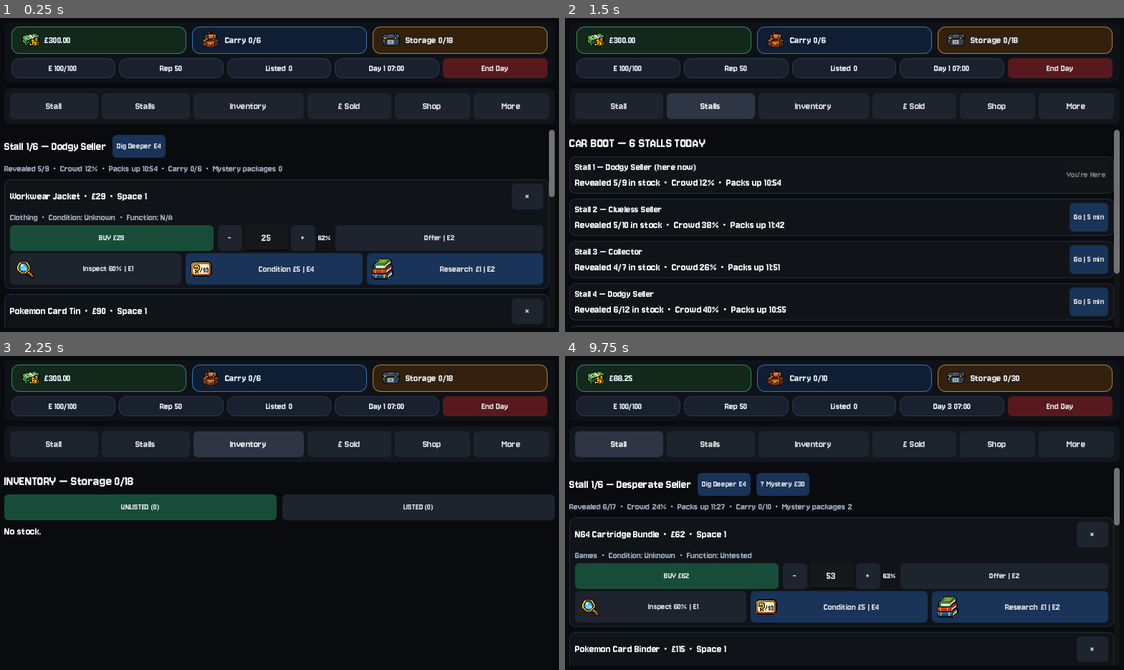
Above: before the commit, frames 1-4 (two rows, left to right).
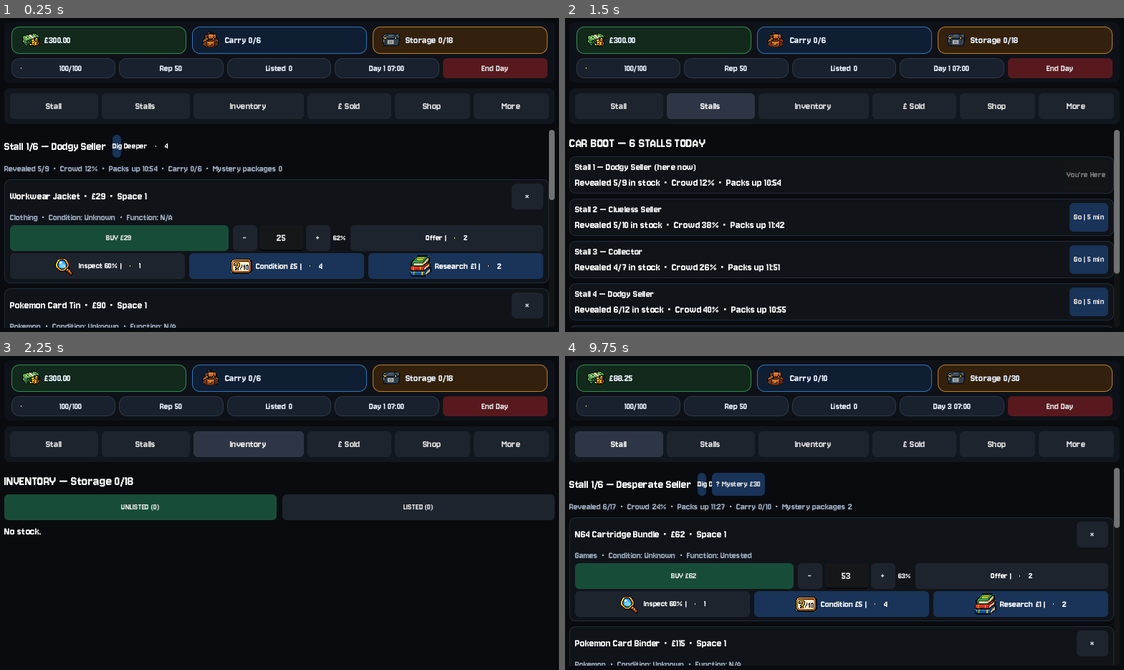
Above: after the commit, the same moments.

Repository: wmilburn1997-ai/car-boot-reseller
Game: Godot game, scene res://Main.tscn
The game is run twice, just before and just after one commit, with the same random seed, the same clock (stepped at 60 frames per second) and the same inputs.
Inputs:
- Up to frame 1 (0.25 s): no input
- Up to frame 2 (1.5 s): click "Stall" at 0.5 s; click "Stalls" at 1.25 s
- Up to frame 3 (2.25 s): click "Inventory" at 2 s
- Up to frame 4 (9.75 s): click "More" at 2.75 s; click "End Day" at 3.5 s; click "£ Sold" at 4.25 s; click "Shop" at 5 s; click "Upgrade to Large Holdall — £75" at 5.75 s; click "Upgrade to Folding Trolley — …" at 6.5 s; click "Upgrade to Heavy-Duty Shelvin…" at 7.25 s; click "Upgrade to Garage Storage — £…" at 8 s; click "End Day" at 8.75 s; click "Stall" at 9.5 s

The runs differ from the first frame. In frame 1, 5.1% of the frame differs, in the area x 0-100%, y 15-99%; in frame 2, less than 0.1%; in frame 3, less than 0.1%; in frame 4, 5.5%.

Commit message:
Replace E energy text with icon across all button types

Diff:
--- a/main.gd
+++ b/main.gd
@@ -154,6 +154,7 @@
 var cash_icon
 var carry_icon
 var storage_icon
+var energy_icon
 var blocked_popup
 var blocked_popup_label
 var blocked_popup_timer
@@ -279,6 +280,8 @@
 		carry_icon = load("res://carry_icon.png")
 	if ResourceLoader.exists("res://storage_icon.png"):
 		storage_icon = load("res://storage_icon.png")
+	if ResourceLoader.exists("res://energy_icon.png"):
+		energy_icon = load("res://energy_icon.png")
 	rng.randomize()
 	reset_day_stats()
 	generate_weekly_trends()
@@ -611,10 +614,12 @@
 		stat_icon_tex = carry_icon
 	elif key == "storage":
 		stat_icon_tex = storage_icon
+	elif key == "energy":
+		stat_icon_tex = energy_icon
 	if stat_icon_tex != null:
 		var stat_icon_rect = TextureRect.new()
 		stat_icon_rect.texture = stat_icon_tex
-		stat_icon_rect.custom_minimum_size = Vector2(28, 28)
+		stat_icon_rect.custom_minimum_size = Vector2(16, 16) if compact else Vector2(28, 28)
 		stat_icon_rect.expand_mode = TextureRect.EXPAND_IGNORE_SIZE
 		stat_icon_rect.stretch_mode = TextureRect.STRETCH_KEEP_ASPECT_CENTERED
 		stat_icon_rect.texture_filter = CanvasItem.TEXTURE_FILTER_NEAREST
@@ -706,6 +711,62 @@
 func apply_price_highlight(item, action_key, before_max, after_max):
 	item["highlight_action"] = action_key
 	item["highlight_color"] = "gold" if after_max < before_max else "yellow"
+
+func apply_energy_button(button, prefix_text, energy_cost, font_size, extra_icon = null, second_line = ""):
+	button.text = ""
+	button.icon = null
+	var outer = VBoxContainer.new()
+	outer.mouse_filter = Control.MOUSE_FILTER_IGNORE
+	outer.alignment = BoxContainer.ALIGNMENT_CENTER
+	outer.add_theme_constant_override("separation", 2)
+	outer.set_anchors_preset(Control.PRESET_FULL_RECT)
+	var row = HBoxContainer.new()
+	row.mouse_filter = Control.MOUSE_FILTER_IGNORE
+	row.alignment = BoxContainer.ALIGNMENT_CENTER
+	row.add_theme_constant_override("separation", 4)
+	if extra_icon != null:
+		var action_icon_rect = TextureRect.new()
+		action_icon_rect.texture = extra_icon
+		action_icon_rect.custom_minimum_size = Vector2(32, 32)
+		action_icon_rect.expand_mode = TextureRect.EXPAND_IGNORE_SIZE
+		action_icon_rect.stretch_mode = TextureRect.STRETCH_KEEP_ASPECT_CENTERED
+		action_icon_rect.texture_filter = CanvasItem.TEXTURE_FILTER_NEAREST
+		action_icon_rect.mouse_filter = Control.MOUSE_FILTER_IGNORE
+		row.add_child(action_icon_rect)
+	var prefix_label = Label.new()
+	prefix_label.text = prefix_text
+	prefix_label.add_theme_font_size_override("font_size", font_size)
+	prefix_label.mouse_filter = Control.MOUSE_FILTER_IGNORE
+	row.add_child(prefix_label)
+	if energy_icon != null:
+		var e_icon_rect = TextureRect.new()
+		e_icon_rect.texture = energy_icon
+		e_icon_rect.custom_minimum_size = Vector2(16, 16)
+		e_icon_rect.expand_mode = TextureRect.EXPAND_IGNORE_SIZE
+		e_icon_rect.stretch_mode = TextureRect.STRETCH_KEEP_ASPECT_CENTERED
+		e_icon_rect.texture_filter = CanvasItem.TEXTURE_FILTER_NEAREST
+		e_icon_rect.mouse_filter = Control.MOUSE_FILTER_IGNORE
+		row.add_child(e_icon_rect)
+	else:
+		var e_fallback = Label.new()
+		e_fallback.text = "E"
+		e_fallback.add_theme_font_size_override("font_size", font_size)
+		e_fallback.mouse_filter = Control.MOUSE_FILTER_IGNORE
+		row.add_child(e_fallback)
+	var energy_label = Label.new()
+	energy_label.text = str(int(energy_cost))
+	energy_label.add_theme_font_size_override("font_size", font_size)
+	energy_label.mouse_filter = Control.MOUSE_FILTER_IGNORE
+	row.add_child(energy_label)
+	outer.add_child(row)
+	if second_line != "":
+		var second_label = Label.new()
+		second_label.text = second_line
+		second_label.add_theme_font_size_override("font_size", font_size)
+		second_label.horizontal_alignment = HORIZONTAL_ALIGNMENT_CENTER
+		second_label.mouse_filter = Control.MOUSE_FILTER_IGNORE
+		outer.add_child(second_label)
+	button.add_child(outer)
 
 func apply_button_icon(button, icon_tex):
 	if icon_tex != null:
@@ -865,7 +926,7 @@
 		stat_labels["cash"].add_theme_color_override("font_color", Color(0.95,0.55,0.45,1.0))
 	else:
 		stat_labels["cash"].add_theme_color_override("font_color", Color(0.92,0.95,1.0,1.0))
-	stat_labels["energy"].text = "E %d/100" % energy
+	stat_labels["energy"].text = "%d/100" % energy
 	if energy <= 15:
 		stat_labels["energy"].add_theme_color_override("font_color", Color(0.95,0.55,0.45,1.0))
 	elif energy <= 35:
@@ -1198,10 +1259,10 @@
 	title_row.add_child(title)
 
 	var browse = Button.new()
-	browse.text = "Dig Deeper E4"
 	style_button(browse, "action")
 	browse.custom_minimum_size.y = 32
 	browse.pressed.connect(browse_stall)
+	apply_energy_button(browse, "Dig Deeper", 4, 13)
 	title_row.add_child(browse)
 
 	if mystery_packages_left > 0:
@@ -1363,11 +1424,11 @@
 			haggle_value_edit.focus_exited.connect(Callable(self, "_adjust_haggle_value").bind(haggle_value_edit, 0.0, haggle_asking, haggle_chance_label, item, seller))
 
 			var haggle_offer_button = Button.new()
-			haggle_offer_button.text = "Offer | E2"
 			haggle_offer_button.size_flags_horizontal = Control.SIZE_EXPAND_FILL
 			haggle_offer_button.tooltip_text = "One attempt at this price. Lowballing risks annoying the seller — they might refuse to sell you this item, or even kick you off their whole stall for the rest of the day."
 			style_button(haggle_offer_button, "nav")
 			haggle_offer_button.pressed.connect(Callable(self, "haggle_item").bind(i, haggle_value_edit))
+			apply_energy_button(haggle_offer_button, "Offer |", 2, 13)
 			top_row.add_child(haggle_offer_button)
 
 		if item["buy_block_note"] != "":
@@ -1398,35 +1459,34 @@
 
 		var look = Button.new()
 		var look_accuracy = int(float(eye_upgrades[eye_level]["accuracy"]) * 100.0)
-		look.text = "Inspect %d%% | E1" % look_accuracy if not item["quick_look_done"] else "Inspected"
 		look.disabled = item["quick_look_done"]
 		look.size_flags_horizontal = Control.SIZE_EXPAND_FILL
 		look.tooltip_text = "Cheap first impression of Condition. Can genuinely be wrong at this accuracy — never reveals the exact score."
 		style_button(look, "nav")
 		look.pressed.connect(Callable(self, "quick_look").bind(i))
-		apply_button_icon(look, inspect_icon)
+		if item["quick_look_done"]:
+			look.text = "Inspected"
+			apply_button_icon(look, inspect_icon)
+		else:
+			apply_energy_button(look, "Inspect %d%% |" % look_accuracy, 1, 13, inspect_icon)
 		actions.add_child(look)
 
 		if not item["condition_checked"]:
 			var condition_button = Button.new()
-			condition_button.text = "Condition £5 | E4"
 			condition_button.size_flags_horizontal = Control.SIZE_EXPAND_FILL
 			condition_button.tooltip_text = "Reveals the exact Condition score for certain. This is the only reliable way to know it before buying — and, for non-electronic items, the only way to know about hidden defects at all."
 			style_button(condition_button, "action")
-			condition_button.add_theme_font_size_override("font_size", 14)
 			condition_button.pressed.connect(Callable(self, "check_condition").bind(i))
-			apply_button_icon(condition_button, condition_icon)
+			apply_energy_button(condition_button, "Condition £5 |", 4, 14, condition_icon)
 			actions.add_child(condition_button)
 
 		if not item["basic_researched"]:
 			var research_button = Button.new()
-			research_button.text = "Research £1 | E2"
 			research_button.size_flags_horizontal = Control.SIZE_EXPAND_FILL
 			research_button.tooltip_text = "Shows real sold-price comparables for this exact item. Evidence to weigh, not a guaranteed value — one-time only."
 			style_button(research_button, "action")
-			research_button.add_theme_font_size_override("font_size", 14)
 			research_button.pressed.connect(Callable(self, "prebuy_research").bind(i))
-			apply_button_icon(research_button, research_icon)
+			apply_energy_button(research_button, "Research £1 |", 2, 14, research_icon)
 			actions.add_child(research_button)
 
 	footer_label.text = ""
@@ -2077,26 +2137,22 @@
 			card.add_child(make_completed_action_box("Condition Checked", condition_note, get_highlight_color(item, "condition"), condition_icon))
 		else:
 			var inv_condition_button = Button.new()
-			inv_condition_button.text = "Condition £5 | E4"
 			inv_condition_button.pressed.connect(Callable(self, "inventory_check_condition").bind(i))
-			apply_button_icon(inv_condition_button, condition_icon)
 			inv_condition_button.tooltip_text = "Reveals the exact Condition score, and — for non-electronic items — any hidden defect. Only reliable way to know for sure if you skipped it before buying."
 			inv_condition_button.size_flags_horizontal = Control.SIZE_EXPAND_FILL
 			style_button(inv_condition_button, "action")
-			inv_condition_button.add_theme_font_size_override("font_size", 14)
+			apply_energy_button(inv_condition_button, "Condition £5 |", 4, 14, condition_icon)
 			actions.add_child(inv_condition_button)
 
 		if item["basic_researched"]:
 			card.add_child(make_completed_action_box("Researched", "Researched Prices: %s" % item["basic_comps"], get_highlight_color(item, "research"), research_icon))
 		else:
 			var basic_button = Button.new()
-			basic_button.text = "Research £1 | E2"
 			basic_button.pressed.connect(Callable(self, "inventory_basic_research").bind(i))
-			apply_button_icon(basic_button, research_icon)
 			basic_button.tooltip_text = "Sold-price comparables for this item. Evidence only, one-time."
 			basic_button.size_flags_horizontal = Control.SIZE_EXPAND_FILL
 			style_button(basic_button, "action")
-			basic_button.add_theme_font_size_override("font_size", 14)
+			apply_energy_button(basic_button, "Research £1 |", 2, 14, research_icon)
 			actions.add_child(basic_button)
 
 		if item["deep_researched"]:
@@ -2111,17 +2167,12 @@
 			if item["basic_researched"]:
 				real_rare_chance = clamp(float(item["locked_gamble_hint"]), 0.03, 0.35)
 			var deep_button = Button.new()
-			deep_button.text = "Deep Research £9 | E12\nDiscovery %.0f%% | Rare %.0f%%" % [deep_chance * 100.0, real_rare_chance * 100.0]
 			deep_button.pressed.connect(Callable(self, "deep_research").bind(i))
 			deep_button.tooltip_text = "Digs into exact model/variant details. If you Basic Researched this item first, your rar …(214 unchanged characters)…
 			deep_button.size_flags_horizontal = Control.SIZE_EXPAND_FILL
 			style_button(deep_button, "action")
 			deep_button.custom_minimum_size.y = 48
-			deep_button.add_theme_font_size_override("font_size", 14)
-			if deep_research_icon != null:
-				deep_button.icon = deep_research_icon
-				deep_button.add_theme_constant_override("icon_max_width", 32)
-				deep_button.texture_filter = CanvasItem.TEXTURE_FILTER_NEAREST
+			apply_energy_button(deep_button, "Deep Research £9 |", 12, 14, deep_research_icon, "Discovery %.0f%% | Rare %.0f%%" % [deep_chance * 100.0, real_rare_chance * 100.0])
 			actions.add_child(deep_button)
 
 		if item["testable"]:
@@ -2129,28 +2180,24 @@
 				card.add_child(make_completed_action_box("Tested", item["test_note"], "#b8dcff", test_icon))
 			else:
 				var test_button = Button.new()
-				test_button.text = "Test £2 | E5\nFault chance: %.0f%%" % (float(item["fault_chance"]) * 100.0)
 				test_button.pressed.connect(Callable(self, "test_item").bind(i))
-				apply_button_icon(test_button, test_icon)
 				test_button.custom_minimum_size.y = 48
 				test_button.tooltip_text = "Reveals whether this electronic item actually works. Required before it can be listed."
 				test_button.size_flags_horizontal = Control.SIZE_EXPAND_FILL
 				style_button(test_button, "action")
-				test_button.add_theme_font_size_override("font_size", 14)
+				apply_energy_button(test_button, "Test £2 |", 5, 14, test_icon, "Fault chance: %.0f%%" % (float(item["fault_chance"]) * 100.0))
 				actions.add_child(test_button)
 
 		if item["auth_attempted"]:
 			card.add_child(make_completed_action_box("Authenticated — %s" % item["auth_status"], item["auth_note"], "#b8dcff", authenticate_icon))
 		else:
 			var auth_button = Button.new()
-			auth_button.text = "Authenticate £%d | E6\nAccuracy: %.0f%%" % [int(authentication_cost(item)), authentication_accuracy(item) * 100.0]
 			auth_button.pressed.connect(Callable(self, "authenticate_item").bind(i))
-			apply_button_icon(auth_button, authenticate_icon)
 			auth_button.custom_minimum_size.y = 48
 			auth_button.tooltip_text = "Checks for counterfeits. Not perfectly accurate, and confirmed fakes can't be sold normally — but selling unauthenticated carries its own return risk."
 			auth_button.size_flags_horizontal = Control.SIZE_EXPAND_FILL
 			style_button(auth_button, "action")
-			auth_button.add_theme_font_size_override("font_size", 14)
+			apply_energy_button(auth_button, "Authenticate £%d |" % int(authentication_cost(item)), 6, 14, authenticate_icon, "Accuracy: %.0f%%" % (authentication_accuracy(item) * 100.0))
 			actions.add_child(auth_button)
 
 
@@ -2160,11 +2207,12 @@
 				repair_button.text = "Repair Attempt Used"
 				repair_button.disabled = true
 			else:
-				repair_button.text = "Repair £%d | E10" % int(repair_cost(item))
 				repair_button.pressed.connect(Callable(self, "repair_item").bind(i))
 			repair_button.tooltip_text = "One attempt to fix the fault. Better tools improve the odds; a failed attempt still costs the fee."
 			repair_button.size_flags_horizontal = Control.SIZE_EXPAND_FILL
 			style_button(repair_button, "buy")
+			if not item["repair_attempted"]:
+				apply_energy_button(repair_button, "Repair £%d |" % int(repair_cost(item)), 10, 13)
 			actions.add_child(repair_button)
 			if item["repair_note"] != "":
 				var repair_note_line = RichTextLabel.new()
@@ -3138,6 +3186,10 @@
 	show_shop()
 
 var patch_notes = [
+	{"version": "Latest — 09/09/2026 22:15", "notes": [
+		"Replaced the 'E' energy notation with a proper icon everywhere it appears: header stat, Condition, Research, Deep Research, Test, Authenticate, Inspect, Haggle Offer, Dig Deeper, and Repair — on both the stall page and Inventory",
+		"This required a genuinely different technique than the earlier action icons, since Godot buttons can't natively show an icon mid-text — rebuilt these buttons' internals as custom icon+label rows instead of plain button text",
+	]},
 	{"version": "Latest — 09/09/2026 21:25", "notes": [
 		"Replaced the hand-drawn Cash/Carry/Storage header icons with proper pixel-art versions, widened the chip padding slightly to fit them comfortably",
 	]},
Binary file added: energy_icon.png
Not shown, changed: docs/index.html
Not shown, changed: docs/index.pck
